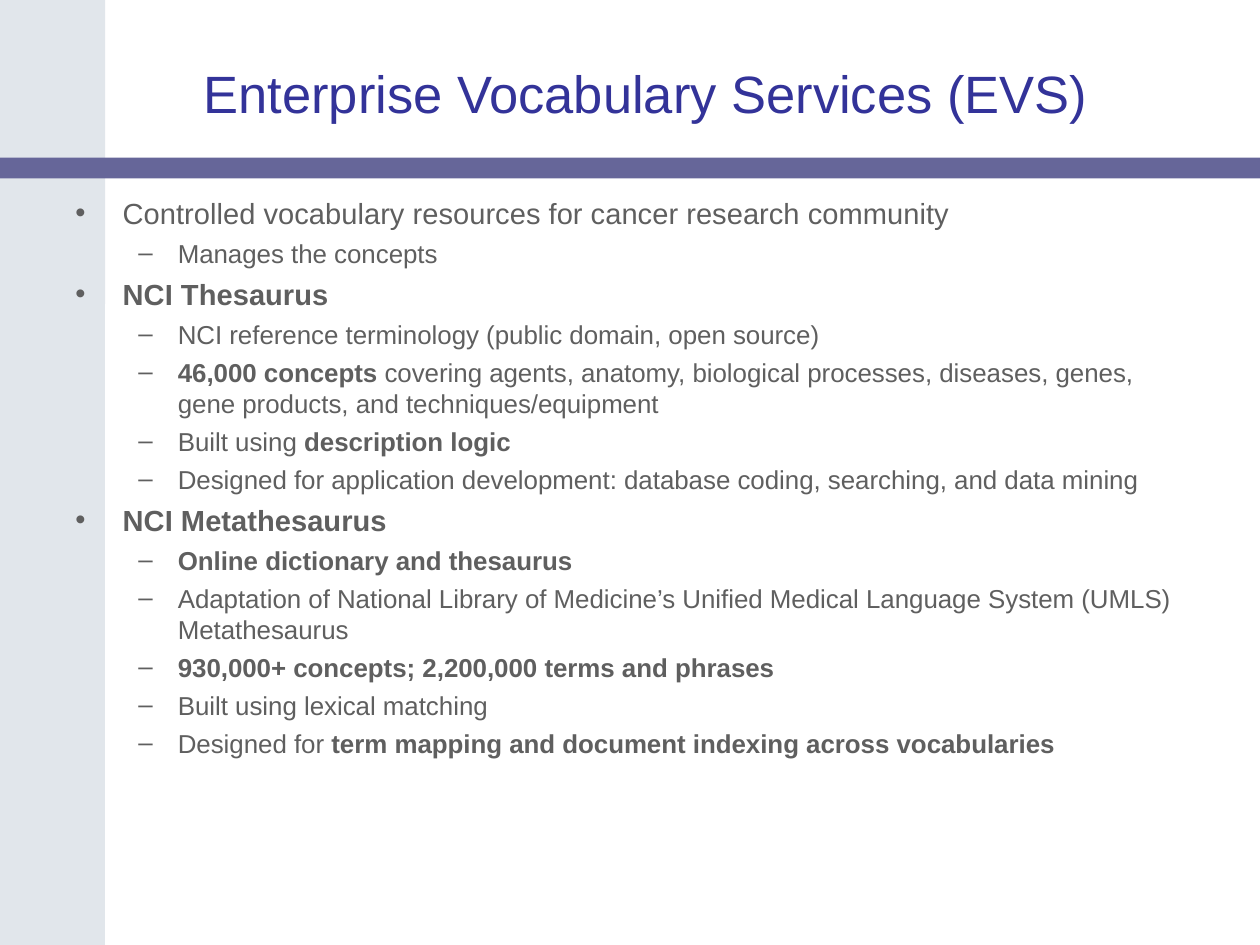
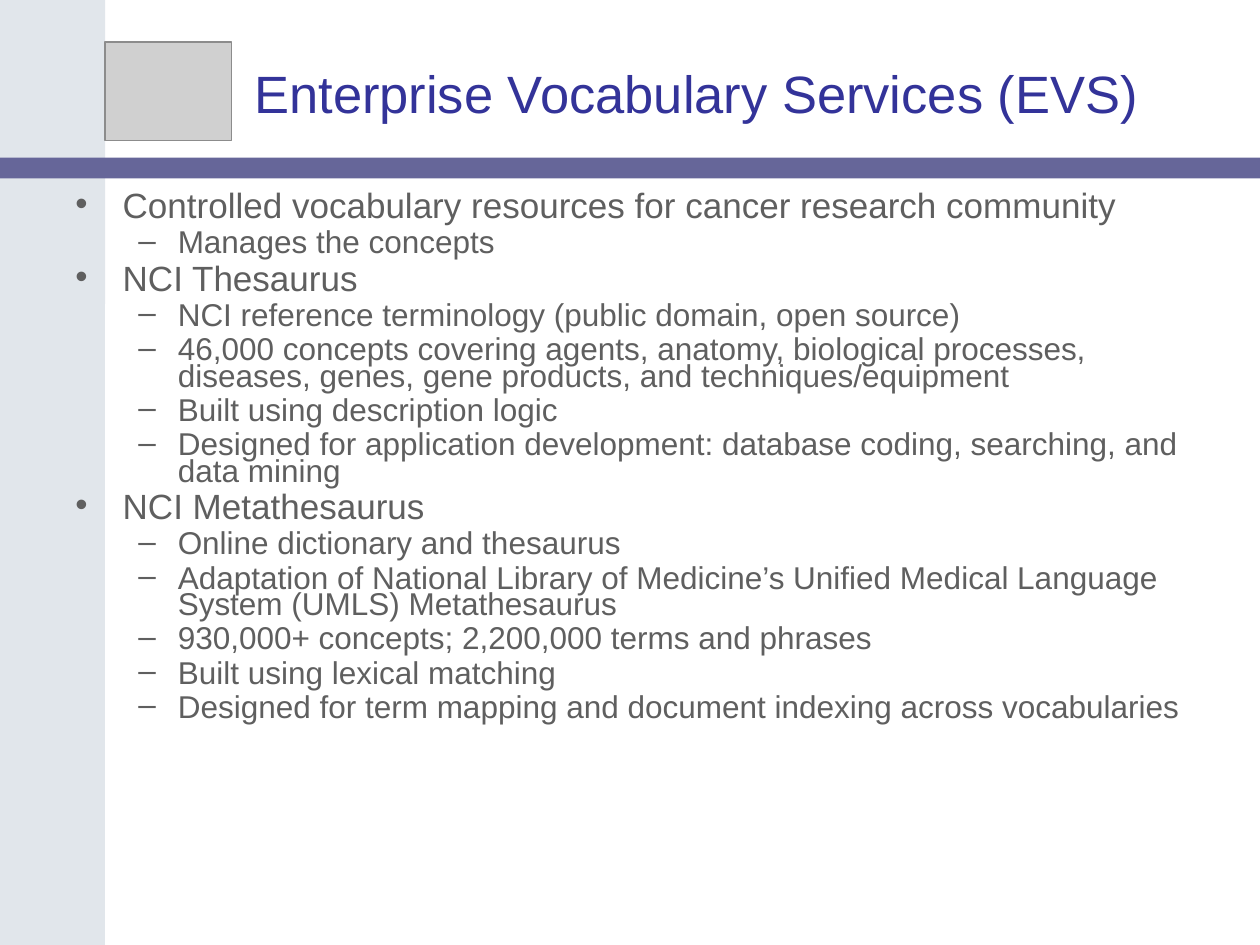
Before and after one commit to NCIP/cagrid-portal, a slide deck: slide 7 of cagrid-1-0/Documentation/presentations/200607_VCDE_ARCH/caGrid-1.0_Beta_Metadata.ppt. Drawn at 1260x945 pixels with LibreOffice and Linux fonts; fonts in the diff are those of the drawing; grey boxes stand for pictures; background and template pictures are left out. Boxes give left, top, right and bottom in pixels: in the first picture for what was removed or moved away, otherwise in the second. Text is boxed around its words. In the diff, an @@ line names an element or a change of style, - is before the commit and + after.

```diff
--- a/cagrid-1-0/Documentation/presentations/200607_VCDE_ARCH/caGrid-1.0_Beta_Metadata.ppt
+++ b/cagrid-1-0/Documentation/presentations/200607_VCDE_ARCH/caGrid-1.0_Beta_Metadata.ppt
@@ title "Enterprise Vocabulary Services (EVS)": place and size @@
-title "Enterprise Vocabulary Services (EVS)" at (204,75,1087,124)
+title "Enterprise Vocabulary Services (EVS)" at (254,75,1138,124)
@@ picture added at (105,42,231,140) @@
@@ text "Controlled vocabulary resources for cancer ..." at (123,192,1179,724): size 16.6 to 20 pt in "Controlled vocabulary resources for cancer research communit ...", "NCI Thesaurus", "NCI Metathesaurus"; size 14.8 to 18 pt in "Manages the concepts", "NCI reference terminology (public domain, open source)", "46,000 concepts covering agents, anatomy, biological process ...", "Built using description logic" and 6 more places; bold off in "NCI Thesaurus", "46,000 concepts", "description logic", "NCI Metathesaurus" and 3 more places; line spacing 1 to 0.7 @@
```
Also in this commit, not shown: 3 other slides changed, 7 slides added, 2 slides removed.
